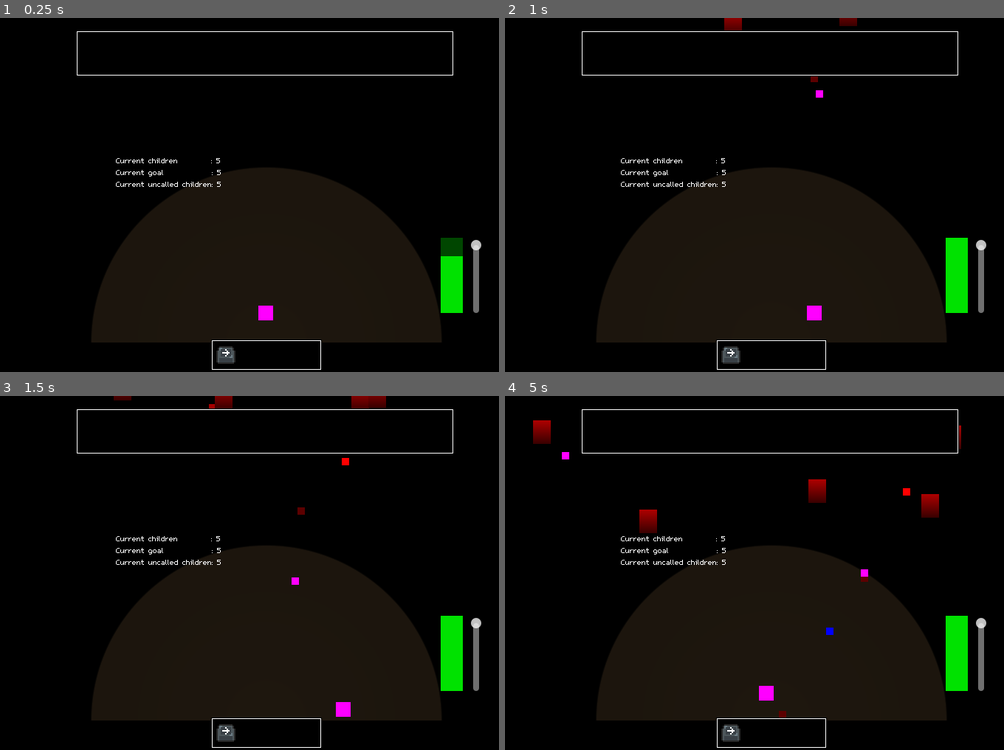
Above: before the commit, frames 1-4 (two rows, left to right).
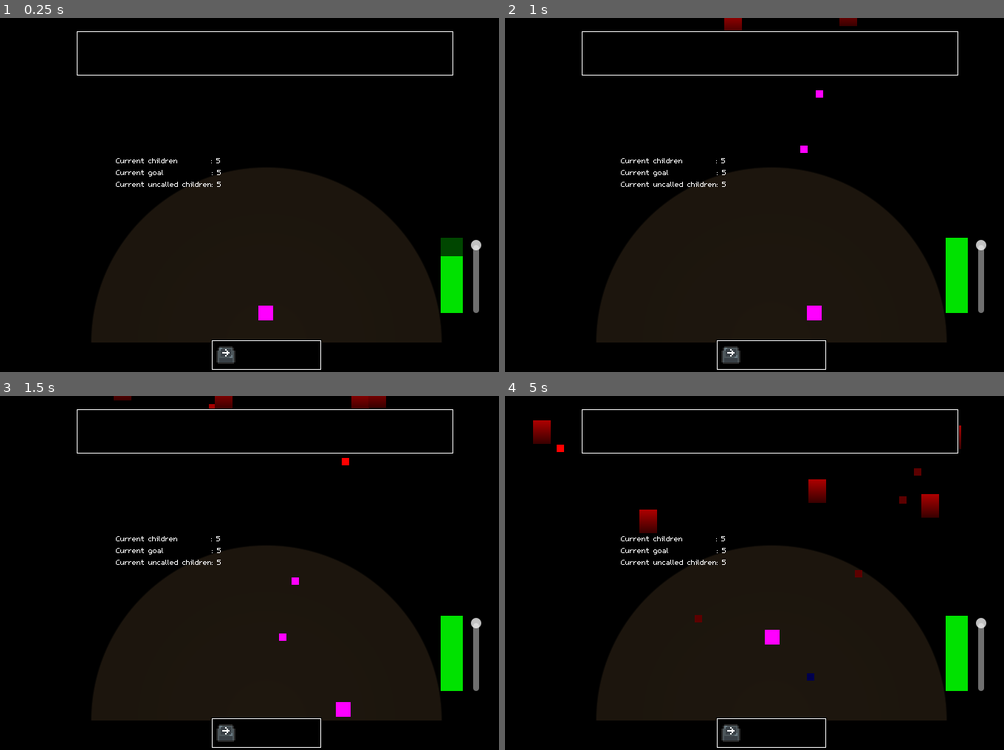
Above: after the commit, the same moments.

Repository: InRe-Dan/MiniJameGam34
Game: Godot game, scene res://Main/main.tscn
Two runs of this game, one before a commit and one after it. Both use one fixed random seed, a clock stepped at 60 frames per second and the inputs below.
Inputs:
- Up to frame 1 (0.25 s): no input
- Up to frame 2 (1 s): hold D (move_right) from 0.53 s (still down)
- Up to frame 3 (1.5 s): release D (move_right) at 1.28 s; hold S (move_down) from 1.28 s (still down)
- Up to frame 4 (5 s): release S (move_down) at 2.03 s; hold D (move_right) 2.03-2.78 s; hold W (move_up) 2.78-3.53 s; hold A (move_left) from 3.53 s (still down)

Frame 1 is identical in both runs. In frame 2, less than 0.1% of the frame differs, in the area x 59-63%, y 16-39%; in frame 3, less than 0.1%; in frame 4, 0.6%, in the area x 10-84%, y 13-91%.

Commit message:
Added slow time effect

Diff:
--- a/Globals.gd
+++ b/Globals.gd
@@ -9,3 +9,5 @@
 const spectator_placement_max_attempts: int = 8
 ## Number of QTE keypresses required per character in a joke
 const joke_difficulty : float = 0.1
+
+var time_slowed: bool = false
--- /dev/null
+++ b/Hazard/Powerups/clock.gd
@@ -0,0 +1,11 @@
+extends Area2D
+
+
+# Called when the node enters the scene tree for the first time.
+func _ready() -> void:
+	pass # Replace with function body.
+
+
+# Called every frame. 'delta' is the elapsed time since the previous frame.
+func _process(delta: float) -> void:
+	pass
--- /dev/null
+++ b/Hazard/Powerups/clock.tscn
@@ -0,0 +1,11 @@
+[gd_scene load_steps=3 format=3 uid="uid://dbm4gk525hsx1"]
+
+[ext_resource type="PackedScene" uid="uid://bcudix53js4vw" path="res://Hazard/hazard.tscn" id="1_mdet2"]
+[ext_resource type="PackedScene" uid="uid://b1evb6sdurnq" path="res://Player/StatusEffects/slow_time.tscn" id="2_m5g7f"]
+
+[node name="Clock" instance=ExtResource("1_mdet2")]
+speed = 300.0
+status_effect = ExtResource("2_m5g7f")
+
+[node name="Sprite2D" parent="." index="0"]
+modulate = Color(0, 1, 0.3, 1)
--- a/Hazard/hazard.gd
+++ b/Hazard/hazard.gd
@@ -3,6 +3,7 @@
 ## Hazard class
 
 signal spawn_lingering(hazard)
+signal create_status(status)
 
 @export var speed: float
 @export var force: float
@@ -10,6 +11,7 @@
 @export var hitstun: float
 @export var lingering_spawn: PackedScene
 @export var lingering: bool
+@export var status_effect: PackedScene
 
 var velocity: Vector2 = Vector2.ZERO
 var direction: Vector2 = Vector2.ZERO
@@ -23,7 +25,9 @@
 
 ## Called every frame. 'delta' is the elapsed time since the previous frame.
 func _physics_process(delta: float) -> void:
-	position += velocity * delta
+	var mod: float = 1.0
+	if Globals.time_slowed: mod = 0.25
+	position += velocity * delta * mod
 
 
 ## Collided with player
@@ -36,6 +40,9 @@
 		var hazard: Hazard = lingering_spawn.instantiate()
 		hazard.position = position
 		spawn_lingering.emit(hazard)
+	if status_effect:
+		var effect: Status = status_effect.instantiate()
+		create_status.emit(effect)
 	if not lingering: queue_free()
 
 
--- a/Hazard/hazard_manager.gd
+++ b/Hazard/hazard_manager.gd
@@ -8,7 +8,10 @@
 
 @onready var hazard_container: Node2D = $Hazards
 @onready var audience: Node2D = $Audience
+@onready var effects_container: Node2D = $Effects
 @onready var main : Main = get_tree().get_first_node_in_group("main")
+
+var effects: Array[Status] = []
 
 ## Calculated based on base weight and satisfaction
 ## Hazard value points thrown per second
@@ -41,6 +44,7 @@
 func spawn_hazard(hazard: Hazard) -> void:
 	var spectator: Spectator = audience.get_children().pick_random()
 	hazard.spawn_lingering.connect(_on_hazard_deployed, ConnectFlags.CONNECT_DEFERRED)
+	hazard.create_status.connect(_on_effect_created, ConnectFlags.CONNECT_DEFERRED)
 	spectator.prepare_hazard(hazard)
 	time_since_last_hazard = 0.
 	# Between 0.6 and 1.4
@@ -57,5 +61,29 @@
 	hazard_container.add_child(hazard)
 
 
+## Status effect create
+func _on_effect_created(effect: Status) -> void:
+	effects.append(effect)
+	effects_container.add_child(effect)
+	effect.ended.connect(_on_effect_deleted, ConnectFlags.CONNECT_DEFERRED)
+	if effect is SlowTime:
+		Globals.time_slowed = true
+
+
+## Status effect delete
+func _on_effect_deleted(effect: Status) -> void:
+	var last_effect
+	if effect is SlowTime:
+		last_effect = false
+		for e in effects:
+			if e is SlowTime:
+				last_effect = true
+				break
+		if last_effect: Globals.time_slowed = false
+
+	effects.remove_at(effects.find(effect))
+	effect.queue_free()
+
+
 func _on_main_satisfaction_changed(new: float) -> void:
 	recalculate_frequency()
--- a/Main/main.tscn
+++ b/Main/main.tscn
@@ -10,6 +10,7 @@
 [ext_resource type="PackedScene" uid="uid://cn6cudnyv88qp" path="res://Hazard/Hazards/chair.tscn" id="6_na7sg"]
 [ext_resource type="Script" path="res://Main/approval_rating.gd" id="7_id6l1"]
 [ext_resource type="PackedScene" uid="uid://ca6r6ki04qi2t" path="res://Hazard/Hazards/soda.tscn" id="7_qpxy0"]
+[ext_resource type="PackedScene" uid="uid://dbm4gk525hsx1" path="res://Hazard/Powerups/clock.tscn" id="8_klmir"]
 [ext_resource type="PackedScene" uid="uid://clt5oswt5gxrq" path="res://Jokes/dialogue_container.tscn" id="8_mh3dp"]
 
 [sub_resource type="Gradient" id="Gradient_4vja1"]
@@ -42,6 +43,10 @@
 script = ExtResource("4_o1nxd")
 hazard = ExtResource("7_qpxy0")
 
+[sub_resource type="Resource" id="Resource_8d36d"]
+script = ExtResource("4_o1nxd")
+hazard = ExtResource("8_klmir")
+
 [sub_resource type="WorldBoundaryShape2D" id="WorldBoundaryShape2D_mip7o"]
 normal = Vector2(1, 0)
 
@@ -90,7 +95,7 @@
 
 [node name="HazardManager" type="Node2D" parent="."]
 script = ExtResource("3_lubpb")
-hazards = Array[ExtResource("4_o1nxd")]([SubResource("Resource_wi5i0"), SubResource("Resource_fbii7"), SubResource("Resource_h0wcy")])
+hazards = Array[ExtResource("4_o1nxd")]([SubResource("Resource_wi5i0"), SubResource("Resource_fbii7"), SubResource("Resource_h0wcy"), SubResource("Resource_8d36d")])
 
 [node name="Hazards" type="Node2D" parent="HazardManager"]
 
@@ -99,6 +104,9 @@
 script = ExtResource("4_8158h")
 spawn_y_level = NodePath("../../SpawnElevation")
 debug_label = NodePath("../../DebugLabel")
+
+[node name="Effects" type="Node2D" parent="HazardManager"]
+visible = false
 
 [node name="Collision" type="Node2D" parent="."]
 
--- /dev/null
+++ b/Player/StatusEffects/slow_time.gd
@@ -0,0 +1 @@
+class_name SlowTime extends Status
--- /dev/null
+++ b/Player/StatusEffects/slow_time.tscn
@@ -0,0 +1,7 @@
+[gd_scene load_steps=2 format=3 uid="uid://b1evb6sdurnq"]
+
+[ext_resource type="Script" path="res://Player/StatusEffects/slow_time.gd" id="1_7wdyy"]
+
+[node name="SlowTime" type="Node2D"]
+script = ExtResource("1_7wdyy")
+duration = 5.0
--- /dev/null
+++ b/Player/status_effect.gd
@@ -0,0 +1,20 @@
+class_name Status extends Node2D
+
+signal ended(status)
+
+@export var duration: float
+
+
+## Called when the node enters the scene tree for the first time.
+func _ready() -> void:
+	if duration > 0.0:
+		var duration_timer = Timer.new()
+		duration_timer.wait_time = duration
+		duration_timer.timeout.connect(_on_duration_ended)
+		add_child(duration_timer)
+		duration_timer.start()
+
+
+## Status ended
+func _on_duration_ended() -> void:
+	ended.emit(self)
--- a/project.godot
+++ b/project.godot
@@ -41,6 +41,7 @@
 "res://Assets/": "gray",
 "res://Hazard/": "red",
 "res://Hazard/Hazards/": "orange",
+"res://Hazard/Powerups/": "green",
 "res://Jokes/": "orange",
 "res://Main/": "teal",
 "res://Player/": "green"
Not shown: 1 places in Main/main.tscn that only renumber resources
